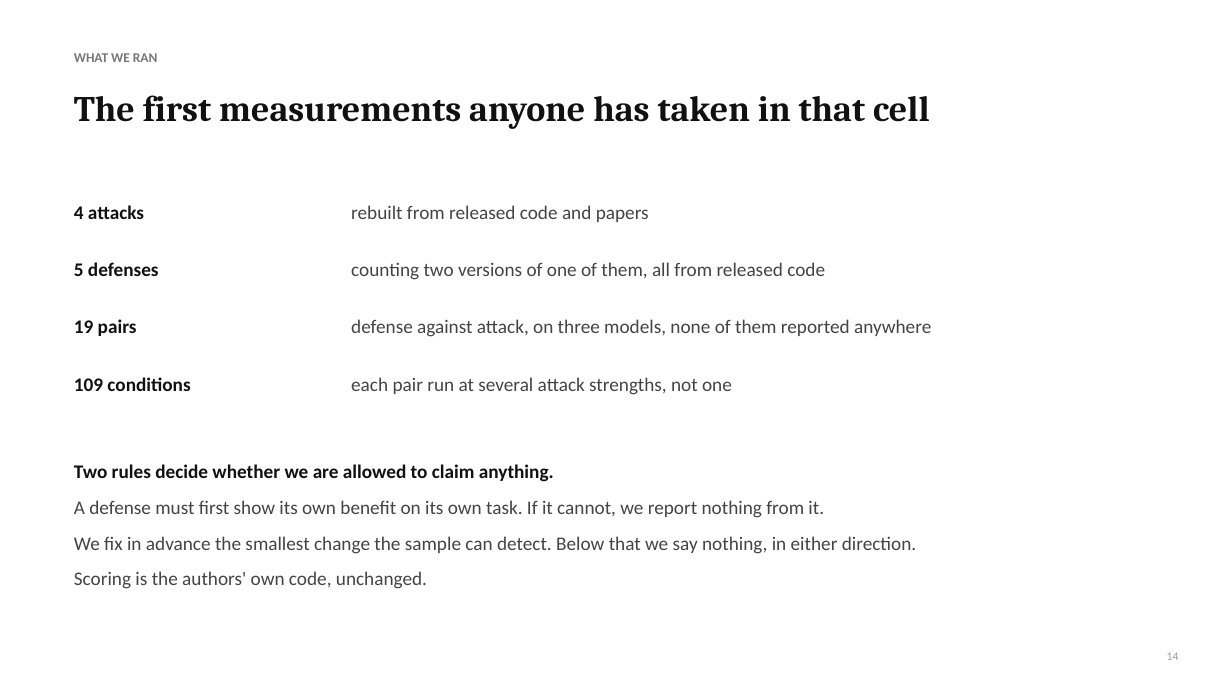
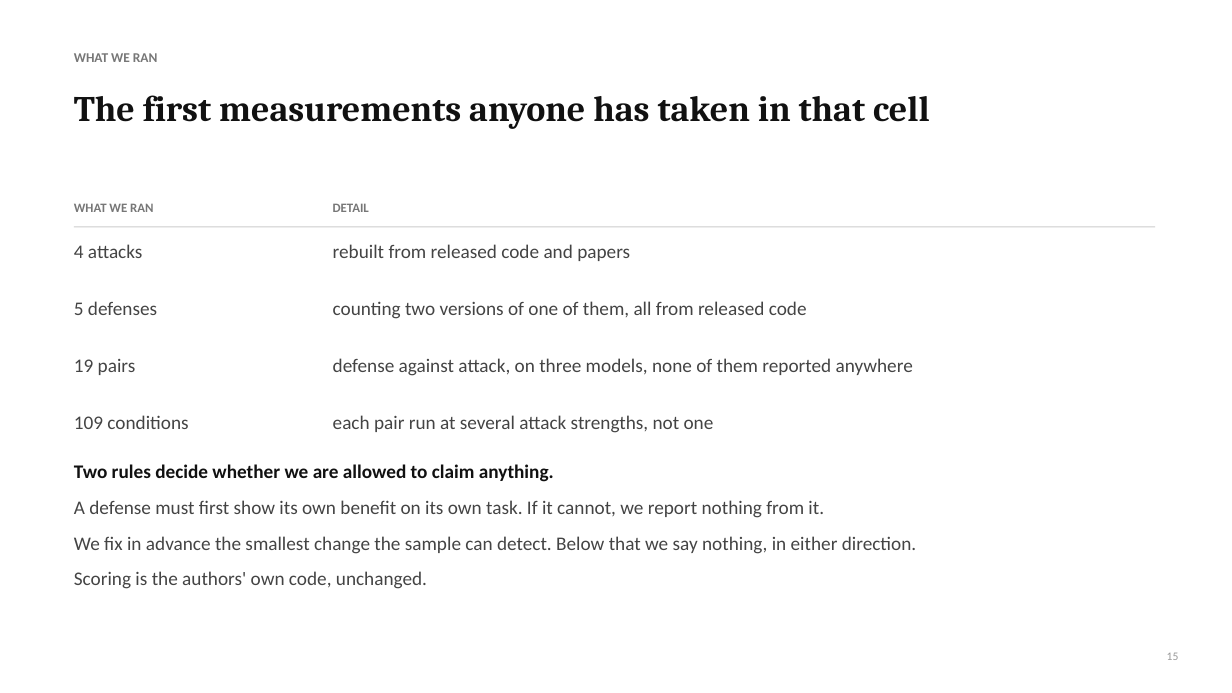
Before and after one commit to Nyamtulla/context_poison, a slide deck: slide 15 of advisor_meeting.pptx (slide 14 before the commit). Drawn at 1232x693 pixels with LibreOffice and Linux fonts; fonts in the diff are those of the drawing. Boxes give left, top, right and bottom in pixels: in the first picture for what was removed or moved away, otherwise in the second. Text is boxed around its words. In the diff, an @@ line names an element or a change of style, - is before the commit and + after.

```diff
--- a/advisor_meeting.pptx
+++ b/advisor_meeting.pptx
@@ text added at bbox=[74, 203, 153, 212], 10 pt, text #777777, bold @@
+WHAT WE RAN
@@ text added at bbox=[333, 203, 369, 212], 10 pt, text #777777, bold @@
+DETAIL
@@ text "4 attacks": place and size @@
-text "4 attacks" at bbox=[74, 205, 144, 219]
+text "4 attacks" at bbox=[74, 244, 142, 258]
@@ rectangle added at bbox=[74, 226, 1155, 227], fill #CCCCCC @@
@@ text "rebuilt from released code and ...": place and size @@
-text "rebuilt from released code and ..." at bbox=[351, 205, 649, 222]
+text "rebuilt from released code and ..." at bbox=[333, 244, 630, 261]
@@ text "5 defenses": place and size @@
-text "5 defenses" at bbox=[74, 262, 159, 276]
+text "5 defenses" at bbox=[74, 301, 157, 315]
@@ text "counting two versions of one ...": place and size @@
-text "counting two versions of one ..." at bbox=[351, 262, 825, 280]
+text "counting two versions of one ..." at bbox=[333, 301, 807, 319]
@@ text colour #111111 to #444444, bold off in 4 elements at bbox=[74, 244, 142, 258], bbox=[74, 301, 157, 315], bbox=[74, 415, 188, 429], bbox=[74, 359, 136, 375] @@
@@ text "19 pairs": place and size @@
-text "19 pairs" at bbox=[74, 319, 137, 336]
+text "19 pairs" at bbox=[74, 359, 136, 375]
@@ text "defense against attack, on three ...": place and size @@
-text "defense against attack, on three ..." at bbox=[351, 319, 931, 337]
+text "defense against attack, on three ..." at bbox=[333, 358, 913, 376]
@@ text "109 conditions": place and size @@
-text "109 conditions" at bbox=[74, 377, 190, 391]
+text "109 conditions" at bbox=[74, 415, 188, 429]
@@ text "each pair run at several ...": place and size @@
-text "each pair run at several ..." at bbox=[351, 377, 732, 395]
+text "each pair run at several ..." at bbox=[333, 415, 714, 433]
@@ text at bbox=[1167, 652, 1179, 660]: text changed @@
-14
+15
```
Also in this commit, not shown: 11 other slides changed, 2 slides added, 1 slide removed, 2 other files.
